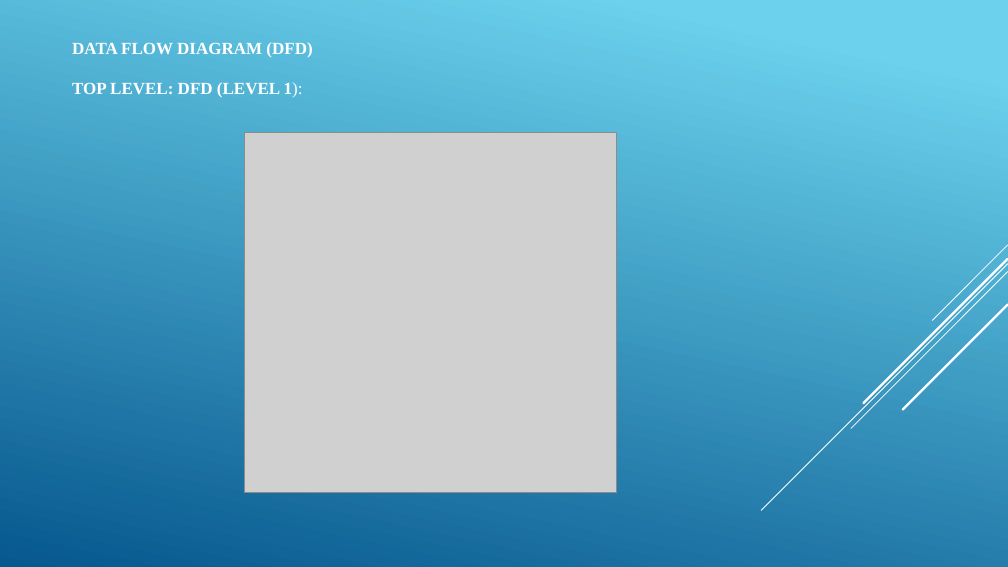
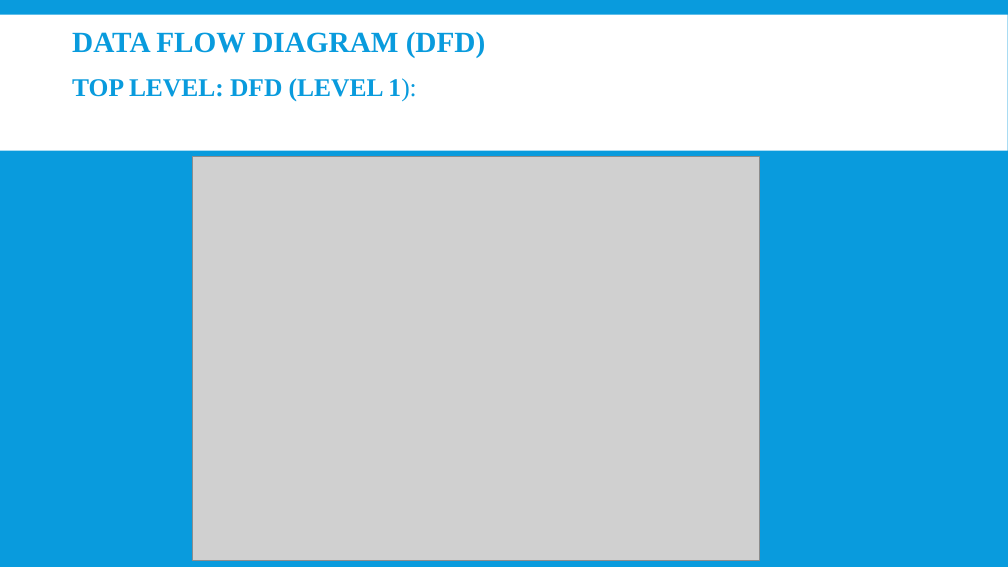
Before and after one commit to SanjayJoshi116/Extra-Curricular-Activity-Management, a slide deck: slide 14 of Project Docs/Presentation.pptx. Drawn at 1008x567 pixels with LibreOffice and Linux fonts; fonts in the diff are those of the drawing; grey boxes stand for pictures. Boxes give left, top, right and bottom in pixels: in the first picture for what was removed or moved away, otherwise in the second. Text is boxed around its words. In the diff, an @@ line names an element or a change of style, - is before the commit and + after.

```diff
--- a/Project Docs/Presentation.pptx
+++ b/Project Docs/Presentation.pptx
@@ background gradient #6ED2EB to #06588E to #099BDD @@
@@ rectangle added at box(0, 14, 1008, 150), fill #FFFFFF @@
@@ title "DATA FLOW DIAGRAM (DFD) TOP ..." at box(72, 32, 486, 101): size 16.2 to 27.9 pt in "DATA FLOW DIAGRAM (DFD)"; size 16.2 to 24.3 pt in "TOP LEVEL: DFD (LEVEL 1):"; text colour #FFFFFF to #099BDD; line spacing 1 to 0.85 @@
@@ picture: place and size @@
-picture at box(244, 133, 616, 493)
+picture at box(193, 157, 759, 560)
@@ group removed at box(761, 245, 1008, 510): 5 lines @@
```
Also in this commit, not shown: 19 other slides changed.
